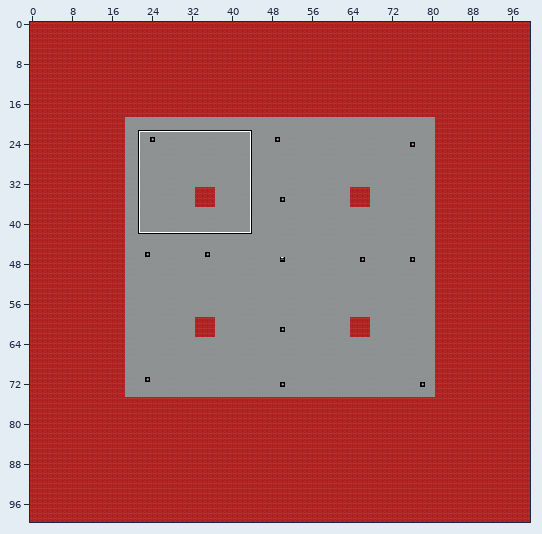
Tiled map, stored at Android/assets/tiles/levelsurvival.tmx. Above: a wide view before the commit, with the close-up outlined.
Close-up. Before the edit:
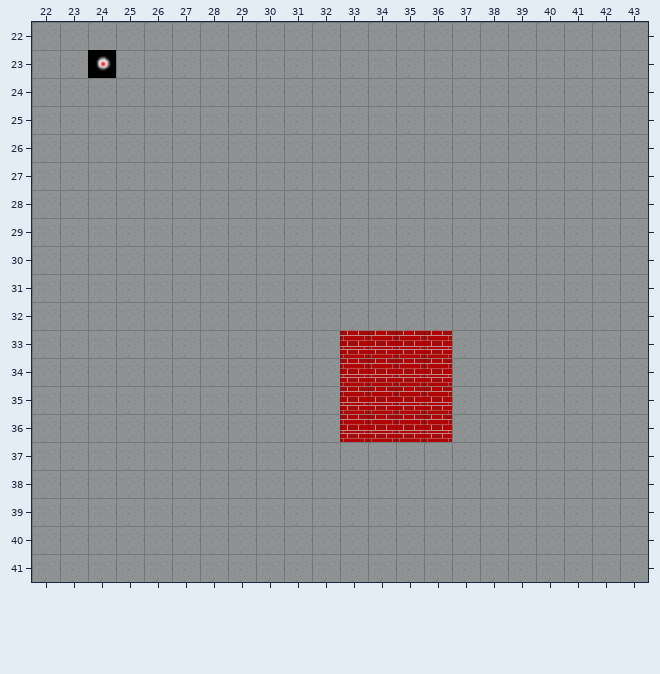
Cells are 32x32 px. Shown: x 22..43, y 22..41. The commit also changed other parts of the map, which this record leaves out.
The same view after the edit:
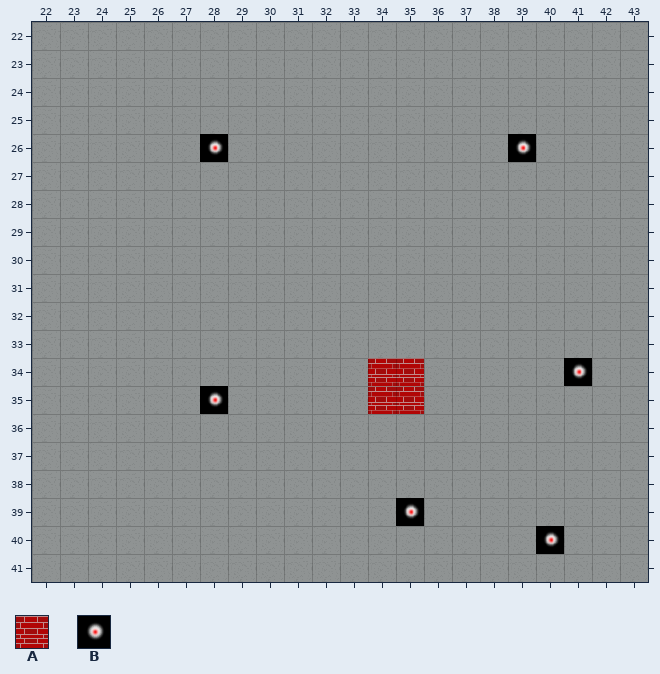
Key: from "main": A 2, B 9.
_ is an empty cell.
Objects are placed by their top-left corner, in cells (3,4 is the top-left corner of cell 3,4); size is 1x1 cell unless given.
Diff:
Layer "walls":
Tile A is gone in row 33 at x 33 to 36; in rows 34 to 35 at x 33 and 36; in row 36 at x 33 to 36.
Layer "actors":
Object B "dummy" at 24,23 becomes B "dummy" at 28,26.
Object B "dummy" at 39,26 comes in from outside this view.
Object B "dummy" at 41,34 comes in from outside this view.
Object B "dummy" at 28,35 comes in from outside this view.
Object B "dummy" at 35,39 comes in from outside this view.
A new object: B "dummy" at 40,40.
Pixel boxes of the changes (left, top, right, bottom) in both close-ups:
old place: (88, 50, 116, 78)
new place: (200, 134, 228, 162)
new place: (508, 134, 536, 162)
removed: (340, 330, 452, 442)
new place: (564, 358, 592, 386)
new place: (200, 386, 228, 414)
new place: (396, 498, 424, 526)
added: (536, 526, 564, 554)
